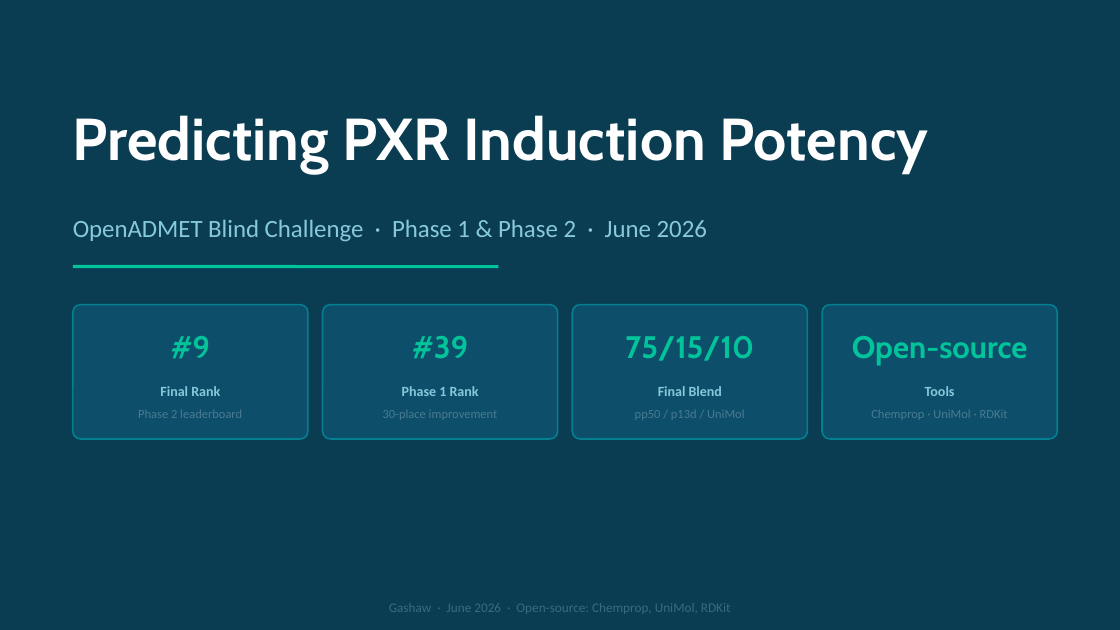
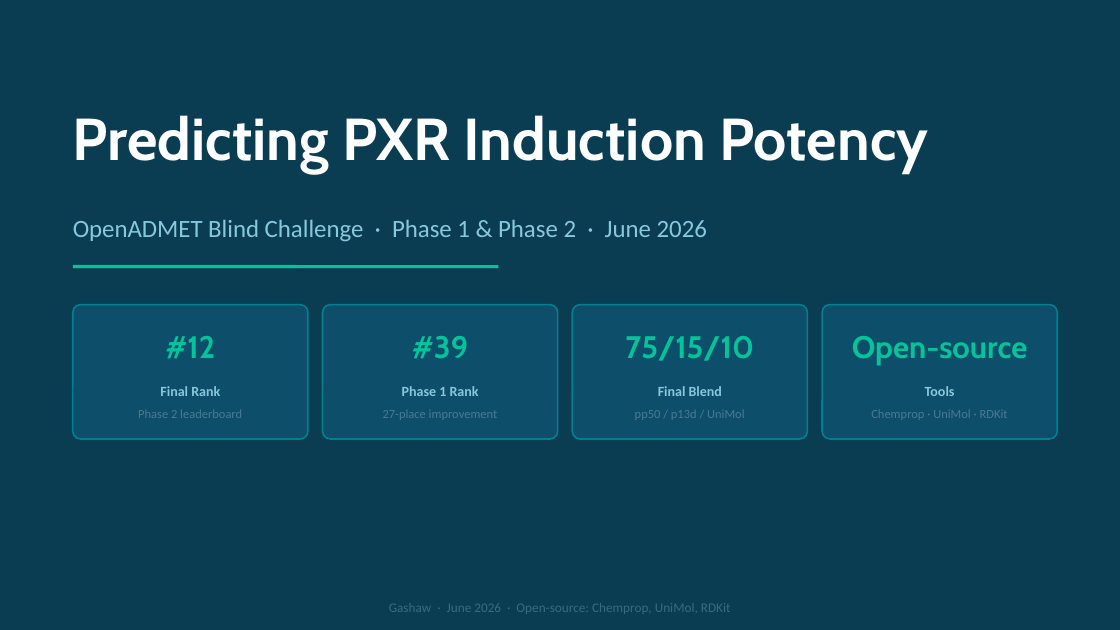
Before and after one commit to gashawmg/openadmet-pxr-pec50-challenge, a slide deck: slide 1 of pxr_challenge_presentation_v4.pptx. Drawn at 1120x630 pixels with LibreOffice and Linux fonts; fonts in the diff are those of the drawing. Boxes give left, top, right and bottom in pixels: in the first picture for what was removed or moved away, otherwise in the second. Text is boxed around its words. In the diff, an @@ line names an element or a change of style, - is before the commit and + after.

Commit message:
Update rank #9 → #12 (leaderboard revised by organizers)
- README: Rank #9 → #12
- Deck slides 1, 13, 14, 15: all #9 references updated to #12
- '30-place improvement' corrected to '27-place improvement' (39→12)
- 'top-9 entries' corrected to 'top-12' on slide 14
- Rebuilt pxr_challenge_presentation_v4.pptx with updated figures

```diff
--- a/pxr_challenge_presentation_v4.pptx
+++ b/pxr_challenge_presentation_v4.pptx
@@ text at [165,336,215,358]: text changed @@
-#9
+#12
@@ text at [383,410,498,420]: text changed @@
-30-place improvement
+27-place improvement
```
Also in this commit, not shown: 6 other slides changed, 2 other files.
